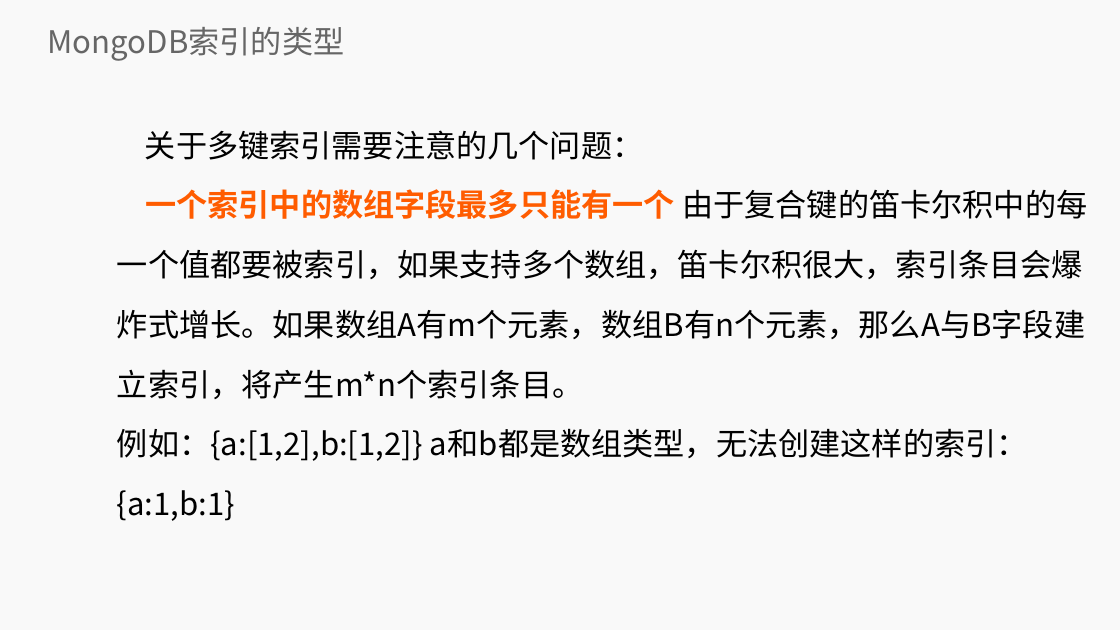
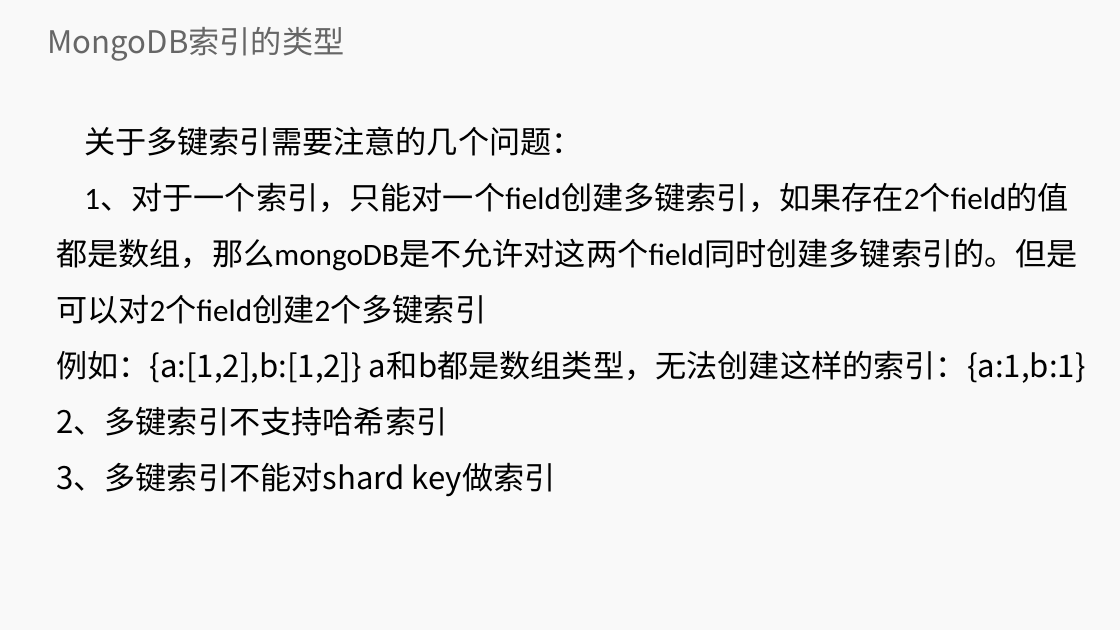
Before and after one commit to lihuanzhen2016/no-sql, a slide deck: slide 13 of PPT/06 MongoDB 索引.pptx (slide 12 before the commit). Drawn at 1120x630 pixels with LibreOffice and Linux fonts; fonts in the diff are those of the drawing; background and template pictures are left out. Boxes give left, top, right and bottom in pixels: in the first picture for what was removed or moved away, otherwise in the second. Text is boxed around its words. In the diff, an @@ line names an element or a change of style, - is before the commit and + after.

```diff
--- a/PPT/06 MongoDB 索引.pptx
+++ b/PPT/06 MongoDB 索引.pptx
@@ subtitle "关于多键索引需要注意的几个问题：": place and size @@
-subtitle "关于多键索引需要注意的几个问题：" at [117,130,1087,521]
+subtitle "关于多键索引需要注意的几个问题：" at [56,126,1086,497]
@@ subtitle at [56,126,1086,383]: line spacing 1.6 to 1.5 @@
@@ subtitle at [56,183,1078,324]: text changed; font Noto Sans CJK SC to Calibri @@
-一个索引中的数组字段最多只能有一个 由于复合键的笛卡尔积中的每一个值都要被索引，如果支持多个数组，笛卡尔积很大，索引条目会爆炸式增长。如果数组A有m个元素，数组B有n个元素，那么A与B字段建立索引，将产生m*n个索引条目。
+1、对于一个索引，只能对一个field创建多键索引，如果存在2个field的值都是数组，那么mongoDB是不允许对这两个field同时创建多键索引的。但是可以对2个field创建2个多键索引
@@ subtitle at [56,406,556,497]: paragraphs added @@
+2、多键索引不支持哈希索引
+3、多键索引不能对shard key做索引
```
Also in this commit, not shown: 21 other slides changed, 8 slides added, 11 slides removed.
